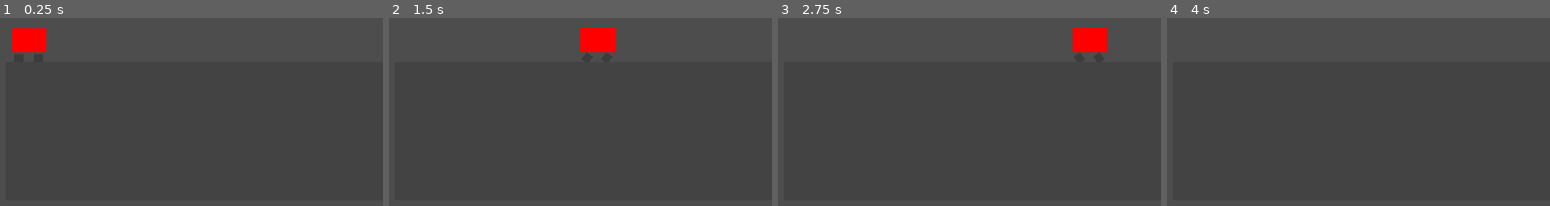
Above: before the commit, frames 1-4 (left to right).
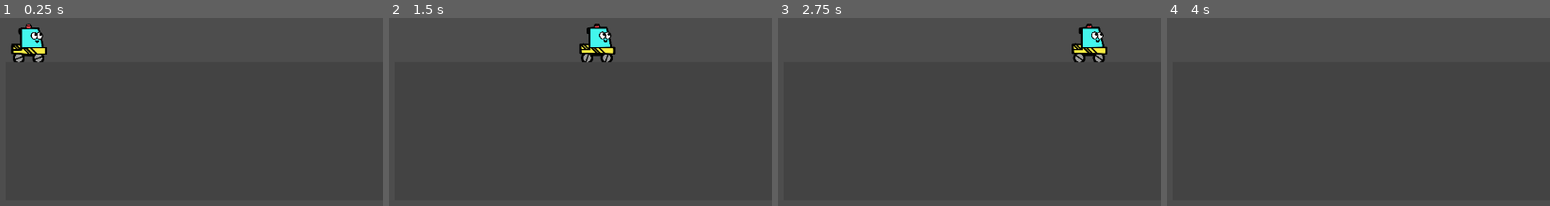
Above: after the commit, the same moments.

Repository: CourtlandCrouchet/OneTrip
Game: Godot game, scene res://Scenes/main.tscn
The game is run twice, just before and just after one commit, with the same random seed, the same clock (stepped at 60 frames per second) and the same inputs.
Inputs:
- Up to frame 1 (0.25 s): no input
- Up to frame 2 (1.5 s): tap Enter at 0.5 s; hold Right (move_right) 0.53-1.28 s; hold Left (move_left) from 1.28 s (still down)
- Up to frame 3 (2.75 s): release Left (move_left) at 2.03 s; hold Right (move_right) from 2.03 s (still down)
- Up to frame 4 (4 s): tap Space at 3.5 s; release Right (move_right) at 3.53 s; hold Left (move_left) from 3.53 s (still down)

The runs differ from the first frame. In frame 1, 1.6% of the frame differs, in the area x 2-13%, y 3-24%; in frame 2, 1.6%; in frame 3, 1.6%, in the area x 76-86%, y 3-24%; in frame 4, nothing differs.

Commit message:
new art stuffs

Diff:
--- a/Scenes/player.tscn
+++ b/Scenes/player.tscn
@@ -1,28 +1,14 @@
-[gd_scene load_steps=8 format=3 uid="uid://b0lcnp5xrh7j6"]
+[gd_scene load_steps=6 format=3 uid="uid://b0lcnp5xrh7j6"]
 
 [ext_resource type="Script" path="res://Scripts/player.gd" id="1_n61yp"]
+[ext_resource type="Texture2D" uid="uid://bqxfxplx645fn" path="res://Sprites/slice3.svg" id="2_kqw2i"]
+[ext_resource type="Texture2D" uid="uid://dbfkn3y6oj0ts" path="res://Sprites/slice1.svg" id="3_q6n6w"]
 
 [sub_resource type="RectangleShape2D" id="RectangleShape2D_hewvy"]
 size = Vector2(16, 11)
 
-[sub_resource type="Gradient" id="Gradient_d6yks"]
-offsets = PackedFloat32Array(0.981928, 1)
-colors = PackedColorArray(1, 0, 0, 1, 1, 1, 1, 1)
-
-[sub_resource type="GradientTexture1D" id="GradientTexture1D_ob4bc"]
-gradient = SubResource("Gradient_d6yks")
-width = 1
-
 [sub_resource type="CircleShape2D" id="CircleShape2D_nhy7s"]
 radius = 3.0
-
-[sub_resource type="Gradient" id="Gradient_yfrjq"]
-offsets = PackedFloat32Array(1)
-colors = PackedColorArray(0.237539, 0.237539, 0.237539, 1)
-
-[sub_resource type="GradientTexture1D" id="GradientTexture1D_5xp7a"]
-gradient = SubResource("Gradient_yfrjq")
-width = 1
 
 [node name="Player" type="RigidBody2D"]
 script = ExtResource("1_n61yp")
@@ -30,11 +16,6 @@
 [node name="CollisionShape2D" type="CollisionShape2D" parent="."]
 position = Vector2(8, 5.5)
 shape = SubResource("RectangleShape2D_hewvy")
-
-[node name="Sprite2D" type="Sprite2D" parent="."]
-position = Vector2(8.25, 5.75)
-scale = Vector2(17.5, 12.5)
-texture = SubResource("GradientTexture1D_ob4bc")
 
 [node name="Wheel 1" type="RigidBody2D" parent="."]
 
@@ -44,8 +25,8 @@
 
 [node name="Sprite2D" type="Sprite2D" parent="Wheel 1"]
 position = Vector2(3, 15)
-scale = Vector2(4.50977, 4)
-texture = SubResource("GradientTexture1D_5xp7a")
+scale = Vector2(0.075, 0.075)
+texture = ExtResource("3_q6n6w")
 
 [node name="PinJoint2D" type="PinJoint2D" parent="Wheel 1"]
 position = Vector2(3, 15)
@@ -60,10 +41,15 @@
 
 [node name="Sprite2D" type="Sprite2D" parent="Wheel 2"]
 position = Vector2(13, 15)
-scale = Vector2(4.50977, 4)
-texture = SubResource("GradientTexture1D_5xp7a")
+scale = Vector2(0.075, 0.075)
+texture = ExtResource("3_q6n6w")
 
 [node name="PinJoint2D" type="PinJoint2D" parent="Wheel 2"]
 position = Vector2(13, 15)
 node_a = NodePath("../..")
 node_b = NodePath("..")
+
+[node name="Sprite2D" type="Sprite2D" parent="."]
+position = Vector2(8.25, 5.75)
+scale = Vector2(0.06, 0.06)
+texture = ExtResource("2_kqw2i")
--- /dev/null
+++ b/Sprites/slice1.svg
@@ -0,0 +1,18 @@
+<?xml version="1.0" encoding="UTF-8" standalone="no"?>
+<!DOCTYPE svg PUBLIC "-//W3C//DTD SVG 1.1//EN" "http://www.w3.org/Graphics/SVG/1.1/DTD/svg11.dtd">
+<svg width="100%" height="100%" viewBox="0 0 21 21" version="1.1" xmlns="http://www.w3.org/2000/svg" xmlns:xlink="http://www.w3.org/1999/xlink" xml:space="preserve" xmlns:serif="http://www.serif.com/" style="fill-rule:evenodd;clip-rule:evenodd;stroke-linecap:round;stroke-linejoin:round;stroke-miterlimit:1.5;">
+    <g transform="matrix(1,0,0,1,-1248,-726)">
+        <g transform="matrix(1.21429,0,0,1.21429,-204.714,-162.071)">
+            <circle cx="1205" cy="740" r="7" style="fill:rgb(154,154,154);"/>
+            <clipPath id="_clip1">
+                <circle cx="1205" cy="740" r="7"/>
+            </clipPath>
+            <g clip-path="url(#_clip1)">
+                <g transform="matrix(0.323419,0.888586,-1.09316,0.397878,1571.68,-590.754)">
+                    <path d="M1190,683L1190,692" style="fill:none;stroke:black;stroke-width:1.55px;"/>
+                </g>
+            </g>
+            <circle cx="1205" cy="740" r="7" style="fill:none;stroke:black;stroke-width:3.29px;"/>
+        </g>
+    </g>
+</svg>
--- /dev/null
+++ b/Sprites/slice2.svg
@@ -0,0 +1,20 @@
+<?xml version="1.0" encoding="UTF-8" standalone="no"?>
+<!DOCTYPE svg PUBLIC "-//W3C//DTD SVG 1.1//EN" "http://www.w3.org/Graphics/SVG/1.1/DTD/svg11.dtd">
+<svg width="100%" height="100%" viewBox="0 0 35 35" version="1.1" xmlns="http://www.w3.org/2000/svg" xmlns:xlink="http://www.w3.org/1999/xlink" xml:space="preserve" xmlns:serif="http://www.serif.com/" style="fill-rule:evenodd;clip-rule:evenodd;stroke-linecap:round;stroke-linejoin:round;stroke-miterlimit:1.5;">
+    <g transform="matrix(1,0,0,1,-1277,-692)">
+        <g>
+            <g transform="matrix(1,0,0,0.939394,149,63.6703)">
+                <rect x="1130" y="671" width="31" height="33" style="fill:rgb(183,107,14);stroke:black;stroke-width:4.12px;"/>
+            </g>
+            <g transform="matrix(0.332107,0.332107,-1.21431,1.21431,1719.11,-466.336)">
+                <rect x="1127" y="647" width="8" height="24" style="fill:rgb(183,107,14);stroke:black;stroke-width:1.59px;"/>
+            </g>
+            <g transform="matrix(0.332107,-0.332107,1.21431,1.21431,118.66,284.889)">
+                <rect x="1127" y="647" width="8" height="24" style="fill:rgb(183,107,14);stroke:black;stroke-width:1.59px;"/>
+            </g>
+            <g transform="matrix(1,0,0,0.939394,149,63.6703)">
+                <rect x="1130" y="671" width="31" height="33" style="fill:rgb(183,107,14);fill-opacity:0;stroke:black;stroke-width:4.12px;"/>
+            </g>
+        </g>
+    </g>
+</svg>
--- /dev/null
+++ b/Sprites/slice3.svg
@@ -0,0 +1,79 @@
+<?xml version="1.0" encoding="UTF-8" standalone="no"?>
+<!DOCTYPE svg PUBLIC "-//W3C//DTD SVG 1.1//EN" "http://www.w3.org/Graphics/SVG/1.1/DTD/svg11.dtd">
+<svg width="100%" height="100%" viewBox="0 0 77 70" version="1.1" xmlns="http://www.w3.org/2000/svg" xmlns:xlink="http://www.w3.org/1999/xlink" xml:space="preserve" xmlns:serif="http://www.serif.com/" style="fill-rule:evenodd;clip-rule:evenodd;stroke-linecap:round;stroke-linejoin:round;stroke-miterlimit:1.5;">
+    <g transform="matrix(1,0,0,1,-1190,-667)">
+        <g>
+            <g transform="matrix(1,0,0,1,0.021018,1.4603)">
+                <path d="M1212,676.524L1212,686L1208,686C1207.75,682.798 1207.77,679.643 1208,676.524C1214.71,676.166 1212.84,676.394 1212,676.524Z" style="stroke:black;stroke-width:4px;"/>
+            </g>
+            <g transform="matrix(0.013474,-0.999909,2.08938,0.0281549,-211.182,1922.63)">
+                <path d="M1212,676.524L1212,686L1208,686C1207.77,682.841 1207.77,679.683 1208,676.524L1212,676.524Z" style="fill:rgb(238,0,255);stroke:black;stroke-width:2.44px;"/>
+            </g>
+            <path d="M1259.55,723.975L1212,723.975C1211.44,708.276 1211.53,692.576 1212,676.876C1224.13,676.114 1236.26,675.999 1248.39,676.524C1252.89,692.393 1256.49,708.191 1259.55,723.975Z" style="fill:rgb(67,246,237);stroke:black;stroke-width:4px;"/>
+            <g transform="matrix(3.2896e-17,-0.56506,0.756719,4.50633e-17,712.617,1398.7)">
+                <path d="M1231.5,700.25C1230.42,701.271 1229.55,702.88 1229.55,704.625C1229.55,706.37 1230.42,707.979 1231.5,709C1227.91,709 1225,707.04 1225,704.625C1225,702.21 1227.91,700.25 1231.5,700.25Z" style="stroke:black;stroke-width:2.99px;"/>
+            </g>
+            <g transform="matrix(1.08381,0.000878957,-0.00056769,0.7,-99.5762,219.898)">
+                <path d="M1258.5,710C1258.88,716.666 1258.88,723.333 1258.5,730C1236.67,729.671 1214.83,729.04 1193,728C1192.7,722.667 1192.72,717.334 1193,712C1214.83,710.576 1236.67,709.831 1258.5,710Z" style="fill:rgb(246,237,67);stroke:black;stroke-width:4.38px;"/>
+            </g>
+            <g transform="matrix(1.15152,0,0,0.846197,-175,114.933)">
+                <path d="M1204.27,705C1204.25,709.286 1204.48,713.627 1204.5,718.004C1199,718.197 1193.5,718.2 1188,718.004C1187.69,713.669 1187.69,709.335 1188,705C1193.42,704.709 1198.85,704.723 1204.27,705Z" style="fill:rgb(246,237,67);stroke:black;stroke-width:3.96px;"/>
+            </g>
+            <g transform="matrix(0.804888,-0.11312,0.115281,0.82027,227.2,262.256)">
+                <ellipse cx="1173" cy="686.262" rx="8" ry="8.738" style="fill:white;"/>
+                <clipPath id="_clip1">
+                    <ellipse cx="1173" cy="686.262" rx="8" ry="8.738"/>
+                </clipPath>
+                <g clip-path="url(#_clip1)">
+                    <g transform="matrix(1.21834,0.168016,-0.171227,1.1955,-104.677,-333.961)">
+                        <circle cx="1149" cy="690" r="3" style="stroke:black;stroke-opacity:0;stroke-width:2px;"/>
+                    </g>
+                </g>
+                <ellipse cx="1173" cy="686.262" rx="8" ry="8.738" style="fill:none;stroke:black;stroke-width:2.44px;"/>
+            </g>
+            <g transform="matrix(0.804888,-0.11312,0.115281,0.82027,216.307,262.256)">
+                <ellipse cx="1173" cy="686.262" rx="8" ry="8.738" style="fill:white;"/>
+                <clipPath id="_clip2">
+                    <ellipse cx="1173" cy="686.262" rx="8" ry="8.738"/>
+                </clipPath>
+                <g clip-path="url(#_clip2)">
+                    <g transform="matrix(1.21834,0.168016,-0.171227,1.1955,-104.677,-333.961)">
+                        <circle cx="1149" cy="690" r="3" style="stroke:black;stroke-opacity:0;stroke-width:2px;"/>
+                    </g>
+                </g>
+                <ellipse cx="1173" cy="686.262" rx="8" ry="8.738" style="fill:none;stroke:black;stroke-width:2.44px;"/>
+            </g>
+            <g transform="matrix(-0.77906,-1.68442,1.56966,0.483235,1093.7,2402.55)">
+                <path d="M1193,674L1187,679" style="fill:none;stroke:black;stroke-width:1.97px;"/>
+            </g>
+            <g transform="matrix(-0.77906,-1.68442,1.56966,0.483235,1103.7,2402.55)">
+                <path d="M1193,674L1187,679" style="fill:none;stroke:black;stroke-width:1.97px;"/>
+            </g>
+            <g transform="matrix(-0.77906,-1.68442,1.56966,0.483235,1087.44,2402.55)">
+                <path d="M1193,674L1187,679" style="fill:none;stroke:black;stroke-width:1.97px;"/>
+            </g>
+            <g transform="matrix(-0.728765,-1.63412,1.52775,0.441322,1038.46,2362.55)">
+                <path d="M1193,674L1187,679" style="fill:none;stroke:black;stroke-width:1.97px;"/>
+            </g>
+            <g transform="matrix(-0.678469,-1.58383,1.48584,0.399408,1000.96,2331.31)">
+                <path d="M1193,674L1187,679" style="fill:none;stroke:black;stroke-width:1.97px;"/>
+            </g>
+            <g transform="matrix(0.954055,-0.0499193,0.0436179,0.833625,25.1399,178.542)">
+                <g transform="matrix(1.18843,-1.64928e-17,1.37976e-17,2.14642,-219.882,-719.064)">
+                    <ellipse cx="1220" cy="646.5" rx="5" ry="1.5" style="fill:rgb(246,67,76);stroke:black;stroke-width:1.33px;"/>
+                </g>
+                <g transform="matrix(1.22522,0,0,1.14676,-267.671,-73.6213)">
+                    <clipPath id="_clip3">
+                        <rect x="1216.51" y="642.349" width="11.734" height="4.713"/>
+                    </clipPath>
+                    <g clip-path="url(#_clip3)">
+                        <path d="M1227.27,648.295L1217.48,648.295C1217.54,646.285 1217.82,644.304 1218.29,642.349L1226.45,642.349C1226.99,644.315 1227.18,646.298 1227.27,648.295Z" style="fill:rgb(246,67,76);stroke:black;stroke-width:1.87px;"/>
+                    </g>
+                </g>
+                <g transform="matrix(1.00977,0,0,1.33333,-1.92066,-199)">
+                    <ellipse cx="1220" cy="646.5" rx="5" ry="1.5" style="fill:rgb(246,67,76);stroke:black;stroke-width:1.92px;"/>
+                </g>
+            </g>
+        </g>
+    </g>
+</svg>
--- /dev/null
+++ b/Sprites/slice4.svg
@@ -0,0 +1,17 @@
+<?xml version="1.0" encoding="UTF-8" standalone="no"?>
+<!DOCTYPE svg PUBLIC "-//W3C//DTD SVG 1.1//EN" "http://www.w3.org/Graphics/SVG/1.1/DTD/svg11.dtd">
+<svg width="100%" height="100%" viewBox="0 0 84 59" version="1.1" xmlns="http://www.w3.org/2000/svg" xmlns:xlink="http://www.w3.org/1999/xlink" xml:space="preserve" xmlns:serif="http://www.serif.com/" style="fill-rule:evenodd;clip-rule:evenodd;stroke-linecap:round;stroke-linejoin:round;stroke-miterlimit:1.5;">
+    <g transform="matrix(1,0,0,1,-1255,-675)">
+        <g>
+            <g transform="matrix(1.47903e-17,-0.25,1.21107,7.1192e-17,437.899,980.524)">
+                <rect x="1208" y="676.524" width="4" height="9.476" style="fill:rgb(238,0,255);stroke:black;stroke-width:4.57px;"/>
+            </g>
+            <g transform="matrix(1.17336,0,0,5.64392,-153.413,-3139.72)">
+                <rect x="1208" y="676.524" width="4" height="9.476" style="stroke:black;stroke-width:0.98px;"/>
+            </g>
+            <g transform="matrix(5.75357e-17,-0.586678,7.12141,2.07912e-15,-3548.42,1439.05)">
+                <rect x="1208" y="676.524" width="4" height="9.476" style="stroke:black;stroke-width:0.79px;"/>
+            </g>
+        </g>
+    </g>
+</svg>
Not shown, added: Sprites/slice1.svg.import
Not shown, added: Sprites/slice2.svg.import
Not shown, added: Sprites/slice3.svg.import
Not shown, added: Sprites/slice4.svg.import
